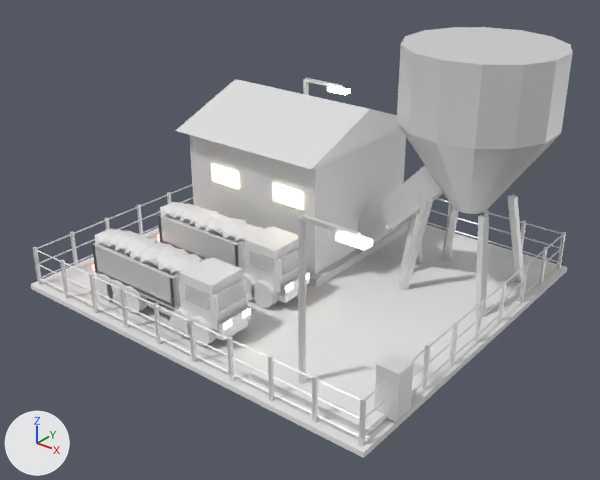
One commit to the FBX model Assets/Art/KayseriIsland/Models/Copper/Phase2/Haul_P2.fbx: the scene before it, then after it.
Both versions are drawn from a 50 mm lens placed at (7.6, 5.1, 32.8), pointed at (-18.7, 37.9, 12.5). Lighting does not change. The marker at lower left points along +X, +Y and +Z. The picture after the commit comes second. Where no turn or scale is listed for an object, it has been applied to the vertices. Vertices at exactly the same position are counted once.

Objects in the first picture: 'Haul.Conv', 'Haul.Fence', 'Haul.Hopper', 'Haul.Lamp0', 'Haul.Lamp1', 'Haul.Parked0', 'Haul.Parked1', 'Haul.Weighbridge', 'Haul.Workshop', 'Haul.Yard'.
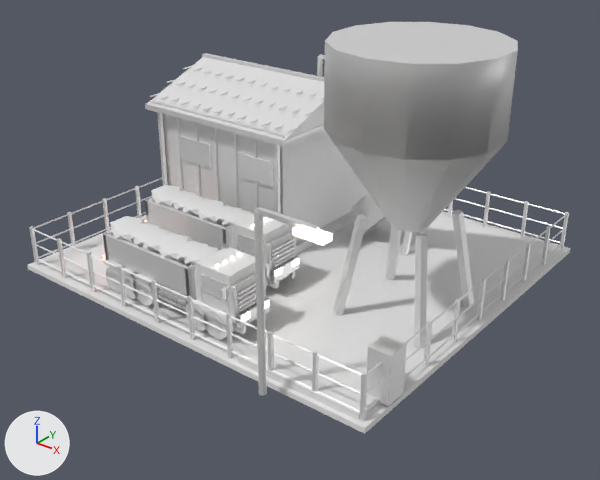
Diff of the bpy script that builds the scene:
```diff
--- a/Assets/Art/KayseriIsland/Models/Copper/Phase2/Haul_P2.fbx.py
+++ b/Assets/Art/KayseriIsland/Models/Copper/Phase2/Haul_P2.fbx.py
@@ me_haul_workshop_001 @@
 # used by ob_haul_workshop; location = (-24.0, 44.5, 8.88)
-me_haul_workshop_001.from_pydata(...)  # 62 vertices, 92 faces; spans x -5.5..5.5, y -5.6..5.6, z 0.0..9.59
+me_haul_workshop_001.from_pydata(...)  # 1070 vertices, 1604 faces; spans x -5.67..5.67, y -5.42..5.42, z 0.0..9.69
+# me_haul_workshop_001 part 2: the loose piece of 6 vertices spanning x -5.35..5.35, y -5.6..5.6, z 7.5..9.59 is rebuilt with 6 vertices and now spans x -5.6..5.6, y -5.35..5.35, z 7.5..9.59
+# me_haul_workshop_001 part 3: 768 vertices added at x -5.67..5.67, y -5.42..5.42, z 0.5..9.69
+# other edits to the shape of me_haul_workshop_001 do not show in these pictures
 me_haul_workshop_001.materials.append(mat_concrete_dk)
@@ me_haul_workshop_001 @@
 me_haul_workshop_001.materials.append(mat_winlight)
+me_haul_workshop_001.materials.append(mat_steel)  # white #e7e7e7
@@ me_haul_hopper_001 @@
 me_haul_hopper_001.from_pydata(...)  # 82 vertices, 168 faces; spans x -4.29..4.29, y -4.4..4.4, z -0.06..14.2
 # used by ob_haul_hopper; location = (-12.0, 45.0, 8.88)
+# me_haul_hopper_001 part 1: all faces are now shaded smooth (168 of 168 changed)
 me_haul_hopper_001.materials.append(mat_steel)
@@ ob_haul_parked0 @@
 ob_haul_parked0 = bpy.data.objects.new('Haul.Parked0', me_haul_trucksrc_001)
-ob_haul_parked0.location = (-23.0, 37.0, 8.88)
+ob_haul_parked0.location = (-23.0, 36.09, 10.19)
@@ ob_haul_yard @@
 ob_haul_yard = bpy.data.objects.new('Haul.Yard', me_haul_yard_001)
-ob_haul_yard.location = (0.0, 0.0, 8.58)
+ob_haul_yard.location = (0.0, 0.0, 9.89)
@@ ob_haul_conv @@
 ob_haul_conv = bpy.data.objects.new('Haul.Conv', me_haul_conv_001)
-ob_haul_conv.location = (0.0, 0.0, 8.58)
+ob_haul_conv.location = (0.0, 0.0, 9.89)
@@ ob_haul_lamp0 @@
 ob_haul_lamp0 = bpy.data.objects.new('Haul.Lamp0', me_haul_lamp0_001)
-ob_haul_lamp0.location = (-13.0, 31.0, 8.88)
+ob_haul_lamp0.location = (-13.0, 28.15, 10.19)
@@ ob_haul_fence @@
 ob_haul_fence = bpy.data.objects.new('Haul.Fence', me_haul_fence_001)
-ob_haul_fence.location = (0.0, 0.0, 8.58)
+ob_haul_fence.location = (0.0, 0.0, 9.89)
@@ ob_haul_workshop @@
 ob_haul_workshop = bpy.data.objects.new('Haul.Workshop', me_haul_workshop_001)
-ob_haul_workshop.location = (-24.0, 44.5, 8.88)
+ob_haul_workshop.location = (-26.01, 44.02, 10.19)
@@ ob_haul_lamp1 @@
 ob_haul_lamp1 = bpy.data.objects.new('Haul.Lamp1', me_haul_lamp1_001)
-ob_haul_lamp1.location = (-27.0, 49.0, 8.88)
+ob_haul_lamp1.location = (-27.0, 50.54, 10.19)
@@ ob_haul_parked1 @@
 ob_haul_parked1 = bpy.data.objects.new('Haul.Parked1', me_haul_trucksrc_002)
-ob_haul_parked1.location = (-23.0, 32.0, 8.88)
+ob_haul_parked1.location = (-21.28, 31.54, 10.19)
@@ ob_haul_weighbridge @@
 ob_haul_weighbridge = bpy.data.objects.new('Haul.Weighbridge', me_haul_weighbridge_001)
-ob_haul_weighbridge.location = (0.0, 0.0, 8.58)
+ob_haul_weighbridge.location = (0.0, -0.75, 9.89)
@@ ob_haul_hopper @@
 ob_haul_hopper = bpy.data.objects.new('Haul.Hopper', me_haul_hopper_001)
-ob_haul_hopper.location = (-12.0, 45.0, 8.88)
+ob_haul_hopper.location = (-12.0, 38.45, 10.19)
```

Location of each change, [x1, y1, x2, y2] in pixels of the pictures (600 x 480 px):
'Haul.Yard', moved: before [31, 220, 567, 458]; after [27, 212, 570, 434]
'Haul.Hopper', shading changed, moved: before [397, 27, 573, 316]; after [324, 22, 518, 347]
'Haul.Workshop', reshaped, moved: before [175, 79, 410, 288]; after [145, 53, 369, 254]
'Haul.Parked1', moved: before [92, 229, 251, 346]; after [103, 216, 270, 340]
'Haul.Fence', moved: before [33, 184, 566, 446]; after [29, 178, 569, 421]
'Haul.Weighbridge', moved: before [249, 340, 415, 436]; after [238, 322, 409, 421]
'Haul.Parked0', moved: before [157, 202, 310, 308]; after [145, 185, 300, 288]
'Haul.Lamp0', moved: before [298, 214, 373, 384]; after [254, 207, 333, 395]
'Haul.Conv', moved: before [355, 166, 443, 275]; after [351, 193, 424, 256]
'Haul.Lamp1', moved: before [303, 78, 351, 95]; after [317, 54, 325, 77]
part 2 of me_haul_workshop_001, rebuilt: before [175, 79, 401, 169]; after [148, 57, 324, 140]
part 3 of me_haul_workshop_001, added: after [145, 53, 324, 214]
